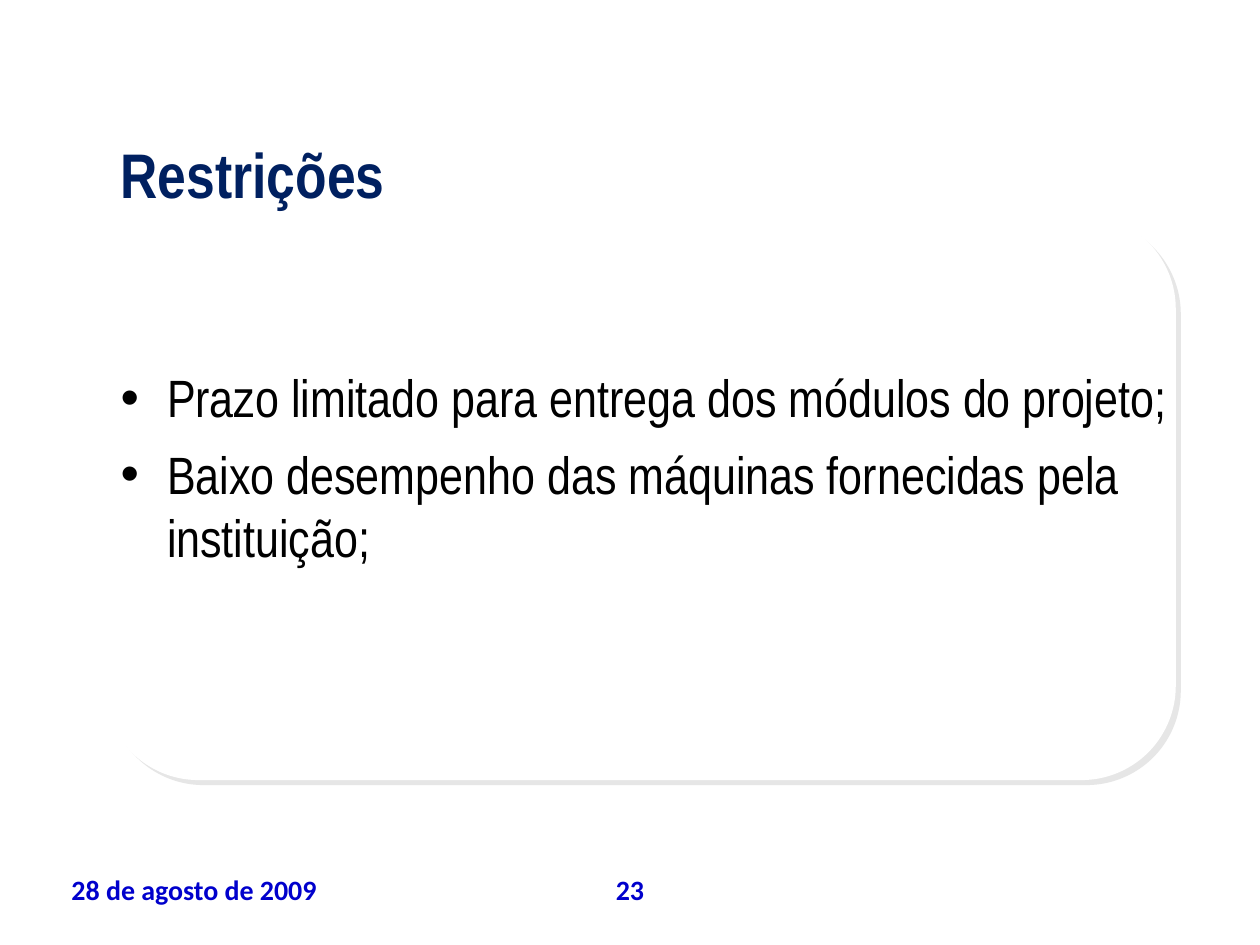
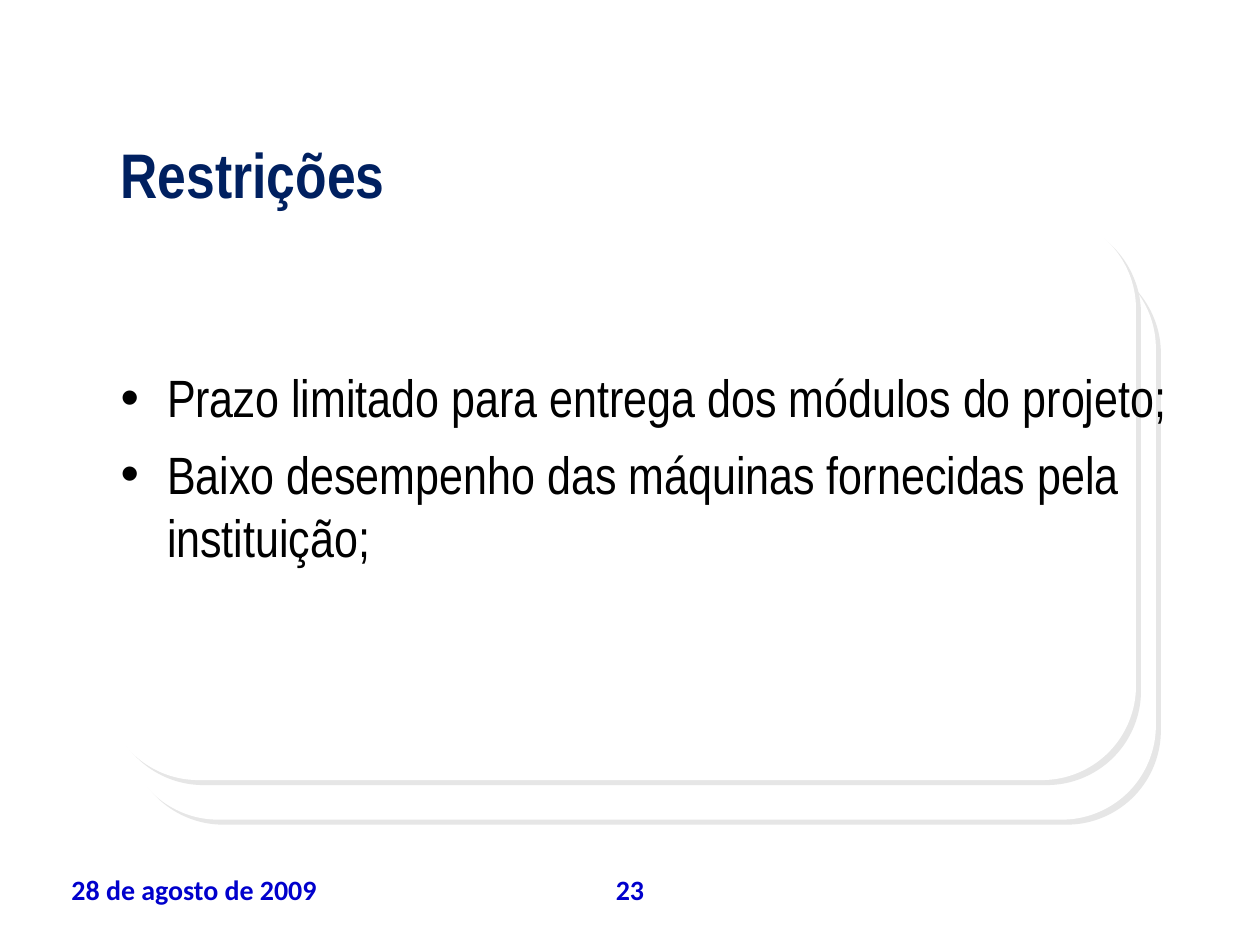
Before and after one commit to leoevaristo/psa20092, a slide deck: slide 23 of ARTEFATOS/TAP_apresentacao.ppt. Drawn at 1260x945 pixels with LibreOffice and Linux fonts; fonts in the diff are those of the drawing; background and template pictures are left out. Boxes give left, top, right and bottom in pixels: in the first picture for what was removed or moved away, otherwise in the second. Text is boxed around its words. In the diff, an @@ line names an element or a change of style, - is before the commit and + after.

```diff
--- a/ARTEFATOS/TAP_apresentacao.ppt
+++ b/ARTEFATOS/TAP_apresentacao.ppt
@@ rounded rectangle: place and size @@
-rounded rectangle at <box>105,214,1177,780</box>
+rounded rectangle at <box>105,214,1137,780</box>
@@ rounded rectangle added at <box>123,255,1155,820</box>, fill #FFFFFF @@
```
Also in this commit, not shown: 24 other slides changed.
